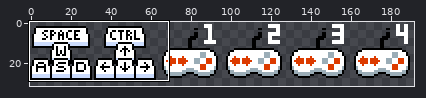
A sprite sheet gets an edit: sprites/controls.png. Above, an overview of the earlier version with the close-up marked.
Close-up. First the earlier version:
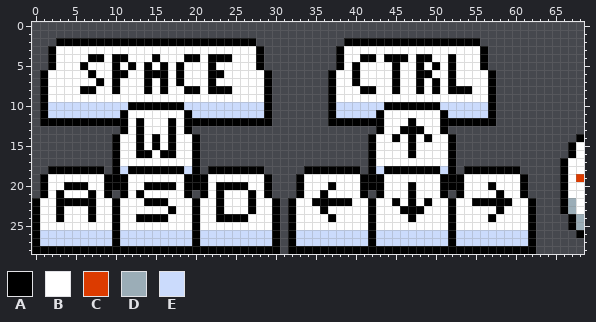
The file is 192x32 pixels. Shown: x 0..68, y 0..28.
Palette (. is transparent): A #000000  B #ffffff  C #dc3b00  D #9badb7  E #cbdbfc
Pixels before, first column x 0:
 2 ...AAAAAAAAAAAAAAAAAAAAAAAAA...........AAAAAAAAAAAAAAAAA.............
 3 ..ABBBBBBBBBBBBBBBBBBBBBBBBBA.........ABBBBBBBBBBBBBBBBBA............
 4 ..ABBBBAABAABBBABBBAABAAABBBA.........ABBAABAAABAABBABBBA............
 5 ..ABBBABBBABABABABABBBABBBBBA.........ABABBBBABBABABABBBA............
 6 .ABBBBBABBAABBAAABABBBAABBBBBA.......ABBABBBBABBAABBABBBBA...........
 7 .ABBBBBBABABBBABABABBBABBBBBBA.......ABBABBBBABBABABABBBBA...........
 8 .ABBBBAABBABBBABABBAABAAABBBBA.......ABBBAABBABBABABAAABBA...........
 9 .ABBBBBBBBBBBBBBBBBBBBBBBBBBBA.......ABBBBBBBBBBBBBBBBBBBA...........
10 .AEEEEEEEEEEAAAAAAAEEEEEEEEEEA.......AEEEEEEAAAAAAAEEEEEEA...........
11 .AEEEEEEEEEABBBBBBBAEEEEEEEEEA.......AEEEEEABBBBBBBAEEEEEA...........
12 .AAAAAAAAAAABABBBABAAAAAAAAAAA.......AAAAAAABBBABBBAAAAAAA...........
13 ...........ABABBBABA.......................ABBAAABBA.................
14 ..........ABBABABABBA.....................ABBABABABBA...............A
15 ..........ABBABABABBA.....................ABBBBABBBBA..............AB
16 ..........ABBAABAABBA.....................ABBBBABBBBA..............AB
17 ..........ABBBBBBBBBA.....................ABBBBBBBBBA.............ABB
18 ..AAAAAAA.AEAAAAAAAEA.AAAAAAA.....AAAAAAA.AEAAAAAAAEA.AAAAAAA.....ABB
19 .ABBBBBBBAAABBBBBBBAAABBBBBBBA...ABBBBBBBAAABBBBBBBAAABBBBBBBA....ABC
20 .ABBAAABBAAABBAAAABAAABAAAABBA...ABBBABBBAAABBBABBBAAABBBABBBA....ABB
21 .ABABBBABA.ABABBBBBA.ABABBBABA...ABBABBBBA.ABBBABBBA.ABBBBABBA....ABB
22 ABBAAAAABBABBBAAABBBABBABBBABBA.ABBAAAAABBABBABABABBABBAAAAABBA...ADB
23 ABBABBBABBABBBBBBABBABBABBBABBA.ABBBABBBBBABBBAAABBBABBBBBABBBA...ADB
24 ABBABBBABBABBAAAABBBABBAAAABBBA.ABBBBABBBBABBBBABBBBABBBBABBBBA....AD
25 ABBBBBBBBBABBBBBBBBBABBBBBBBBBA.ABBBBBBBBBABBBBBBBBBABBBBBBBBBA....AD
26 AEEEEEEEEEAEEEEEEEEEAEEEEEEEEEA.AEEEEEEEEEAEEEEEEEEEAEEEEEEEEEA.....A
27 AEEEEEEEEEAEEEEEEEEEAEEEEEEEEEA.AEEEEEEEEEAEEEEEEEEEAEEEEEEEEEA......
28 AAAAAAAAAAAAAAAAAAAAAAAAAAAAAAA.AAAAAAAAAAAAAAAAAAAAAAAAAAAAAAA......
After the commit:
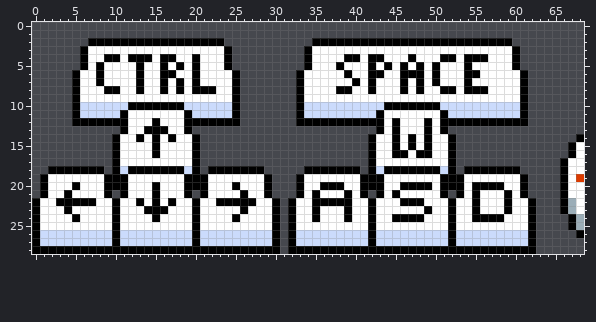
Author's note on the commit: fix phone control + v1.2.10
Difference:
Colour A is added in row 2 at x 35 to 38 and 56 to 59; in rows 3 to 5 at x 34 and 60; in rows 6 to 11 at x 33 and 61; in row 12 at x 33 to 36 and 58 to 61.
Colour A replaces colour B in row 3 at x 6 and 24; in row 4 at x 6, 9, 12 to 14, 16 to 17, 39 to 40, 43, 47, 51 and 54 to 55; in row 5 at x 8, 13, 20, 24, 42, 44, 46 and 54; in row 6 at x 5, 8, 13, 17, 20, 25, 39, 42 to 43, 46 to 47, 50 and 54 to 55; in row 7 at x 5, 13, 20, 25, 42, 46 and 54; in row 8 at x 5, 9, 13, 18, 21, 25, 38 to 39, 46, 51 and 55 to 56.
Colour A replaces colour B in row 9 at x 5 and 25; in row 12 at x 15, 45 and 49; in row 13 at x 14 to 16, 45 and 49; in row 15 at x 45 and 49; in row 16 at x 15, 45 to 46 and 48 to 49; in row 20 at x 36, 38, 46, 48 to 49, 55 to 56 and 58.
Colour A replaces colour B in row 21 at x 4, 15, 26, 35, 39, 45, 55 and 59; in row 22 at x 13, 17, 24 to 26, 46 and 48; in row 23 at x 4, 14 to 16, 26, 35, 39, 49, 55 and 59; in row 24 at x 5, 35, 39, 45 to 46, 48, 55 to 56 and 58.
Colour A replaces colour E in rows 10 to 11 at x 5 and 25.
Colour B is added in rows 3 to 5 at x 35 to 37 and 57 to 59; in rows 6 to 9 at x 34 to 36 and 58 to 60.
Colour B replaces colour A in row 3 at x 38 and 56; in row 4 at x 7 to 8, 11, 15, 19, 22 to 23, 38, 41, 44 to 46 and 48 to 49; in row 5 at x 10, 12, 14, 22, 40, 45, 52 and 56; in row 6 at x 7, 10 to 11, 14 to 15, 18, 22 to 23, 37, 40, 45, 49, 52 and 57; in row 7 at x 10, 14, 22, 37, 45, 52 and 57; in row 8 at x 6 to 7, 14, 19, 23 to 24, 37, 41, 45, 50, 53 and 57.
Colour B replaces colour A in row 9 at x 37 and 57; in row 12 at x 13, 17 and 47; in row 13 at x 13, 17 and 46 to 48; in row 15 at x 13 and 17; in row 16 at x 13 to 14, 16 to 17 and 47; in row 20 at x 4, 6, 14, 16 to 17, 23 to 24 and 26.
Colour B replaces colour A in row 21 at x 3, 7, 13, 23, 27, 36, 47 and 58; in row 22 at x 14, 16, 45, 49 and 56 to 58; in row 23 at x 3, 7, 17, 23, 27, 36, 46 to 48 and 58; in row 24 at x 3, 7, 13 to 14, 16, 23 to 24, 26 and 37.
Colour E is added in rows 10 to 11 at x 34 to 36 and 58 to 60.
Colour E replaces colour A in rows 10 to 11 at x 37 and 57.
The edit erases colour A in row 2 at x 3 to 6 and 24 to 27; in rows 3 to 5 at x 2 and 28; in rows 6 to 11 at x 1 and 29; in row 12 at x 1 to 4 and 26 to 29.
The edit erases colour B in rows 3 to 5 at x 3 to 5 and 25 to 27; in rows 6 to 9 at x 2 to 4 and 26 to 28.
The edit erases colour E in rows 10 to 11 at x 2 to 4 and 26 to 28.
Changed places in both close-ups, as pixel boxes (x1, y1, x2, y2):
changed: (40, 38, 272, 222)
changed: (296, 38, 528, 222)
